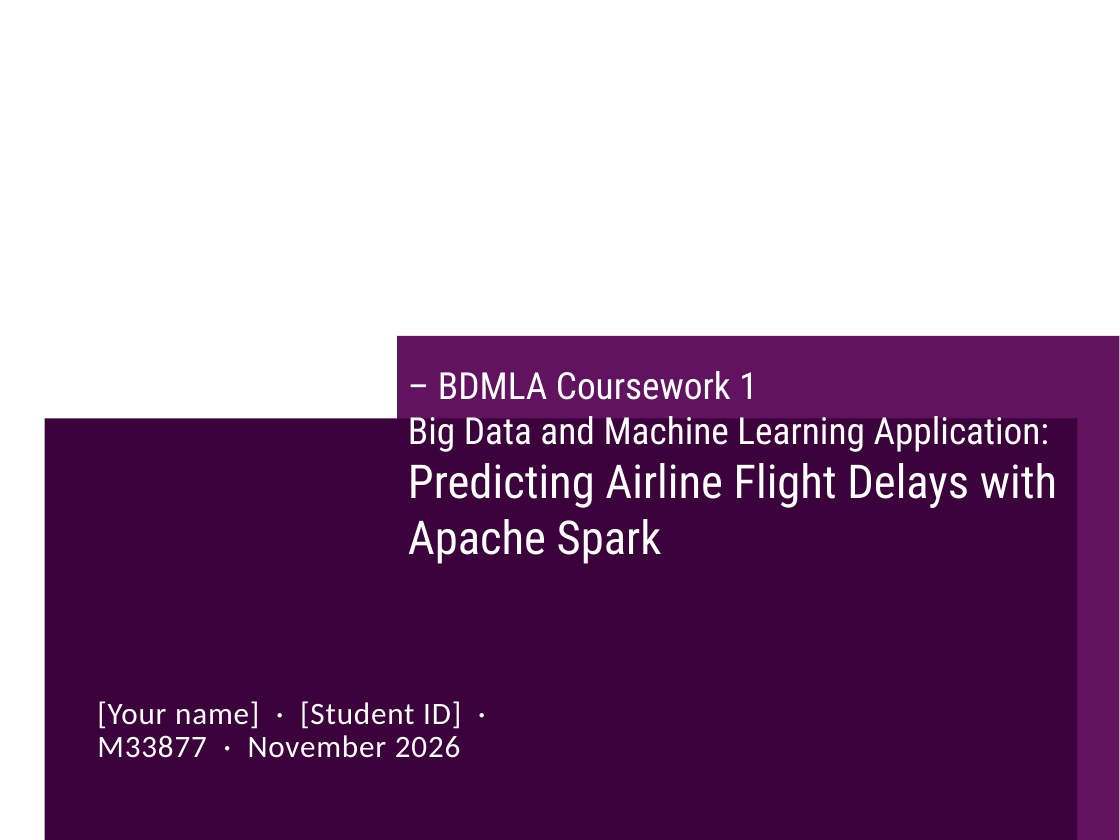
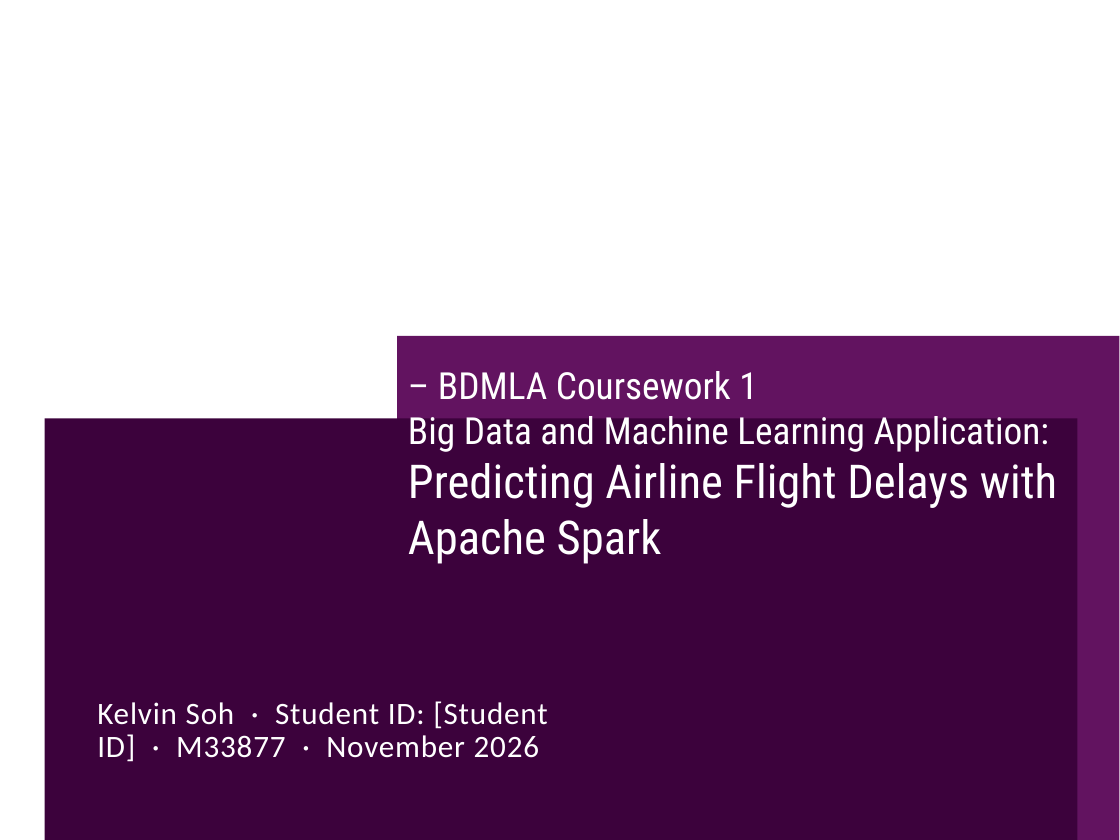
Before and after one commit to tiong0526/clone-21092024, a slide deck: slide 1 of bdmla-flight-delay/presentation/BDMLA_CW1_Flight_Delay_Presentation.pptx. Drawn at 1120x840 pixels with LibreOffice and Linux fonts; fonts in the diff are those of the drawing; background and template pictures are left out. Boxes give left, top, right and bottom in pixels: in the first picture for what was removed or moved away, otherwise in the second. Text is boxed around its words. In the diff, an @@ line names an element or a change of style, - is before the commit and + after.

```diff
--- a/bdmla-flight-delay/presentation/BDMLA_CW1_Flight_Delay_Presentation.pptx
+++ b/bdmla-flight-delay/presentation/BDMLA_CW1_Flight_Delay_Presentation.pptx
@@ text at [97,701,547,762]: text changed @@
-[Your name] · [Student ID] · M33877 · November 2026
+Kelvin Soh · Student ID: [Student ID] · M33877 · November 2026
```
Also in this commit, not shown: 1 other slide changed, 3 other files.
